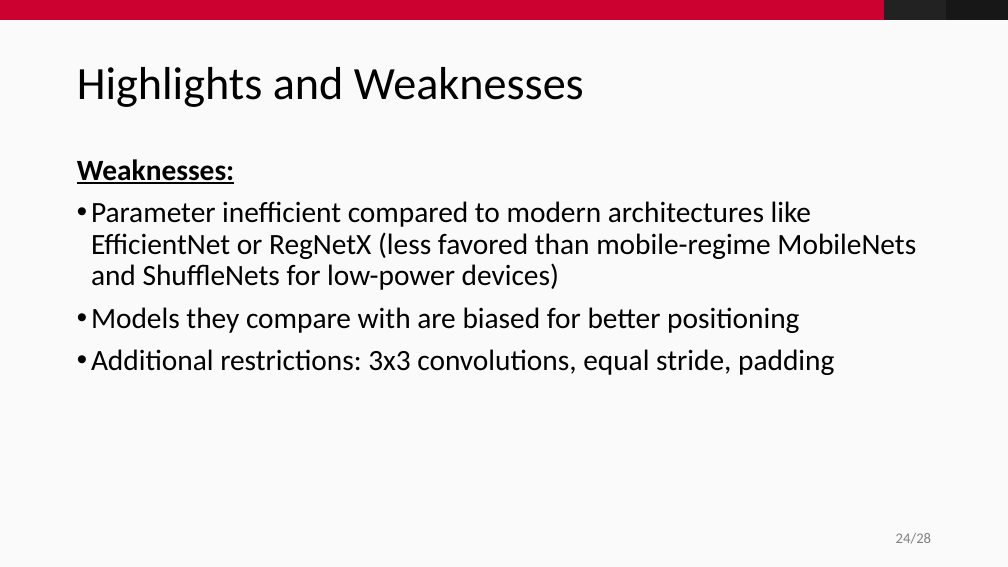
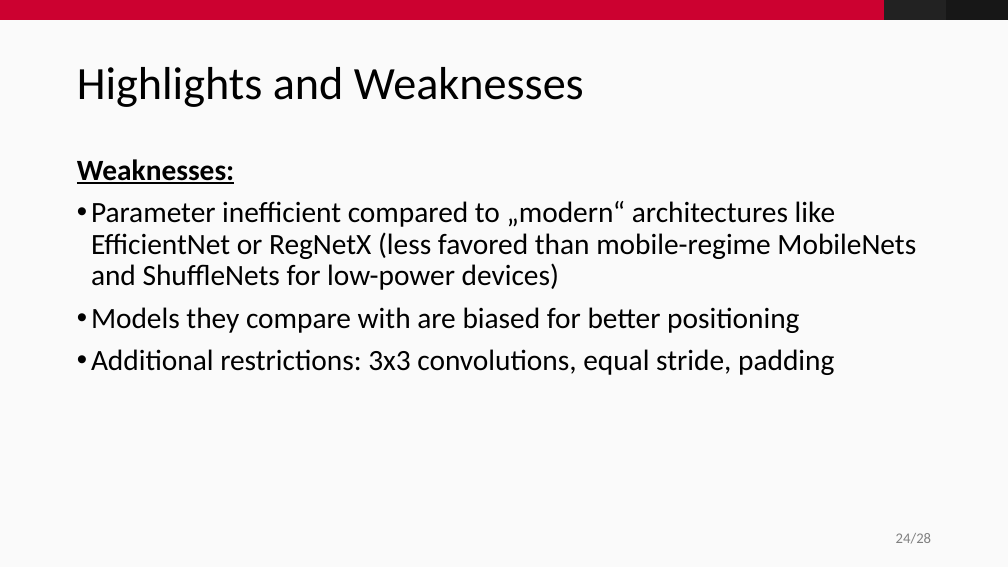
Before and after one commit to fidsusj/CVDL-Seminar, a slide deck: slide 24 of presentation/presentation.pptx. Drawn at 1008x567 pixels with LibreOffice and Linux fonts; fonts in the diff are those of the drawing; background and template pictures are left out. Boxes give left, top, right and bottom in pixels: in the first picture for what was removed or moved away, otherwise in the second. Text is boxed around its words. In the diff, an @@ line names an element or a change of style, - is before the commit and + after.

```diff
--- a/presentation/presentation.pptx
+++ b/presentation/presentation.pptx
@@ text at (91,201,916,290): text changed @@
-• Parameter inefficient compared to modern architectures like EfficientNet or RegNetX (less favored than mobile-regime MobileNets and ShuffleNets for low-power devices)
+• Parameter inefficient compared to „modern“ architectures like EfficientNet or RegNetX (less favored than mobile-regime MobileNets and ShuffleNets for low-power devices)
```
